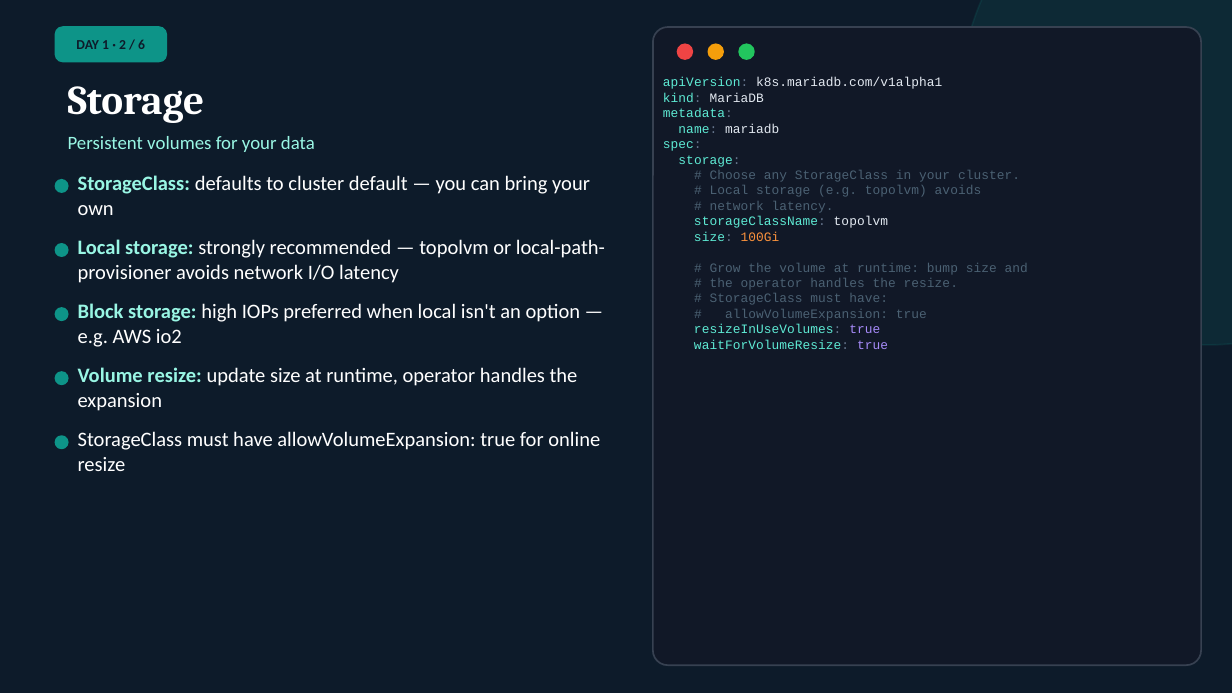
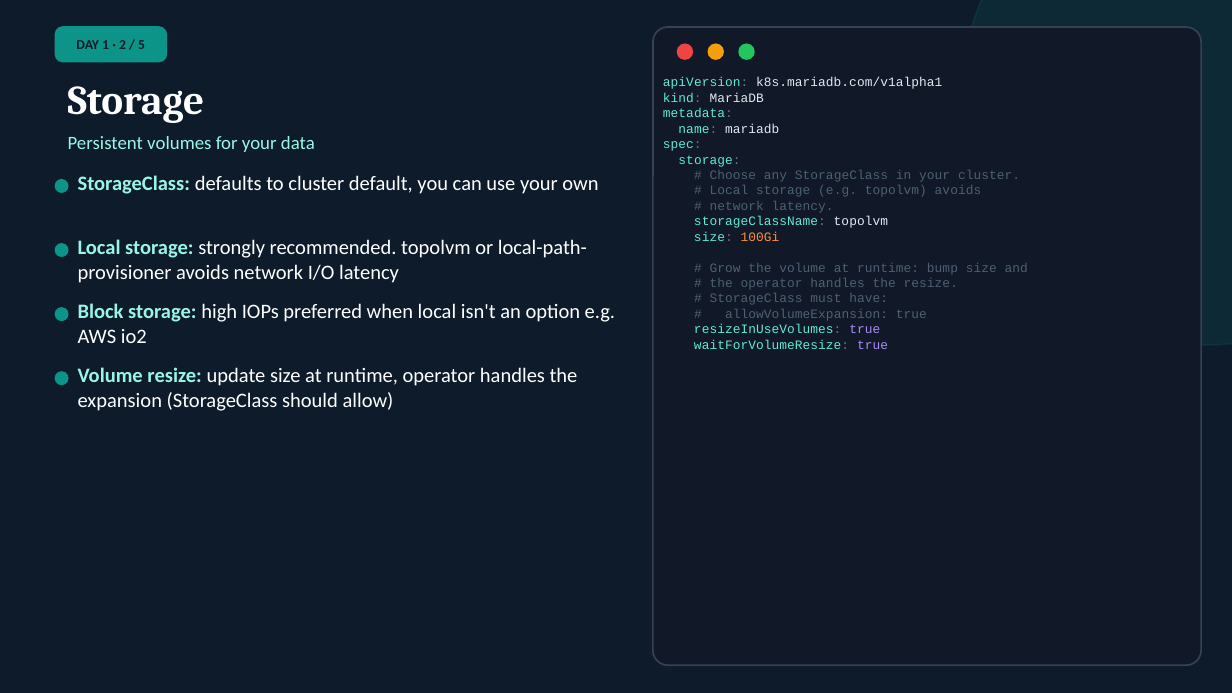
Before and after one commit to mariadb-operator/mariadb-operator, a slide deck: slide 7 of demos/multi-cluster/slides/mariadb-operator.odp. Drawn at 1232x693 pixels with LibreOffice and Linux fonts; fonts in the diff are those of the drawing. Boxes give left, top, right and bottom in pixels: in the first picture for what was removed or moved away, otherwise in the second. Text is boxed around its words. In the diff, an @@ line names an element or a change of style, - is before the commit and + after.

```diff
--- a/demos/multi-cluster/slides/mariadb-operator.odp
+++ b/demos/multi-cluster/slides/mariadb-operator.odp
@@ text at bbox=[78, 175, 598, 194]: text changed @@
-StorageClass: defaults to cluster default — you can bring your own
+StorageClass: defaults to cluster default, you can use your own
@@ text at bbox=[78, 239, 587, 283]: text changed @@
-Local storage: strongly recommended — topolvm or local-path-provisioner avoids network I/O latency
+Local storage: strongly recommended. topolvm or local-path-provisioner avoids network I/O latency
@@ text at bbox=[78, 303, 615, 343]: text changed @@
-Block storage: high IOPs preferred when local isn't an option — e.g. AWS io2
+Block storage: high IOPs preferred when local isn't an option e.g. AWS io2
@@ text at bbox=[78, 367, 578, 411]: text changed @@
-Volume resize: update size at runtime, operator handles the expansion
+Volume resize: update size at runtime, operator handles the expansion (StorageClass should allow)
@@ ellipse removed at bbox=[55, 436, 68, 448] @@
@@ text removed at bbox=[78, 431, 600, 471] @@
-StorageClass must have allowVolumeExpansion: true for online resize
```
Also in this commit, not shown: 18 other slides changed, 3 other files.
